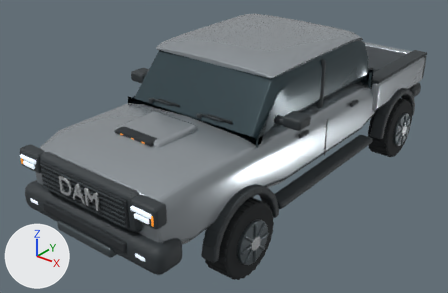
The glTF model vehicles/dam_pickup.glb: old version first, new version second.
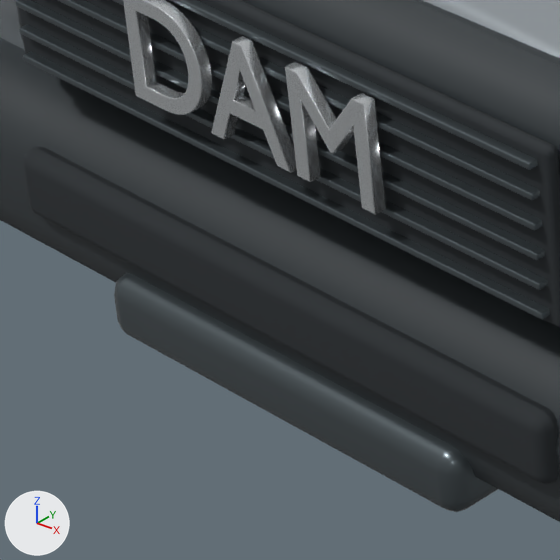
Old and new are each drawn whole from a 50 mm lens placed at (4.41, -6.29, 4.24), pointed at (-0.25, -0.47, 0.64) and again close up on the part from 9% to 28% of the width and 61% to 91% of the height. Lighting does not change. The marker at lower left points along +X, +Y and +Z. The older version's two pictures come first. Where no turn or scale is listed for an object, it has been applied to the vertices.

Script lines for the objects in view, before the commit:
```python
me_cube_265 = bpy.data.meshes.new('Cube.265')
me_cube_265.from_pydata(...)  # 96 vertices, 188 faces; spans x -0.63..0.63, y -0.026..0.026, z -0.064..0.064
me_cube_265.materials.append(mat_rubber_cargo_liner)  # black #242a2e
me_cube_269 = bpy.data.meshes.new('Cube.269')
me_cube_269.from_pydata(...)  # 96 vertices, 188 faces; spans x -0.615..0.615, y -0.009..0.009, z -0.006..0.006
me_cube_269.materials.append(mat_gunmetal_alloy)  # dark grey #5b6469
me_cube_272 = bpy.data.meshes.new('Cube.272')
me_cube_272.from_pydata(...)  # 96 vertices, 188 faces; spans x -0.615..0.615, y -0.009..0.009, z -0.006..0.006
me_cube_272.materials.append(mat_gunmetal_alloy)  # dark grey #5b6469
ob_grille_slat = bpy.data.objects.new('Grille slat', me_cube_269)
ob_grille_slat.location = (0.0, -3.03, 1.029)
ob_grille_slat_003 = bpy.data.objects.new('Grille slat.003', me_cube_272)
ob_grille_slat_003.location = (0.0, -3.03, 1.182)
ob_lower_intake = bpy.data.objects.new('Lower intake', me_cube_265)
ob_lower_intake.location = (0.0, -3.044, 0.8)
# also in view: 'DAM grille badge' at (0.0, -3.05, 1.18); 'Grille surround' at (0.0, -2.92, 1.15); 'Pickup body' at (0.0, -0.77, 1.07); 'Recessed grille' at (0.0, -3.01, 1.16); 'Grille slat.005' at (0.0, -3.03, 1.28)
```
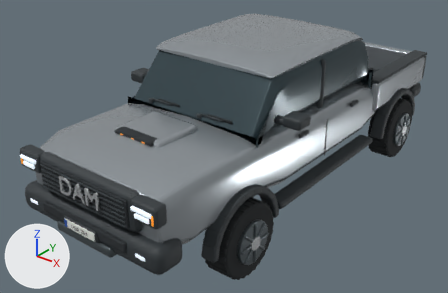
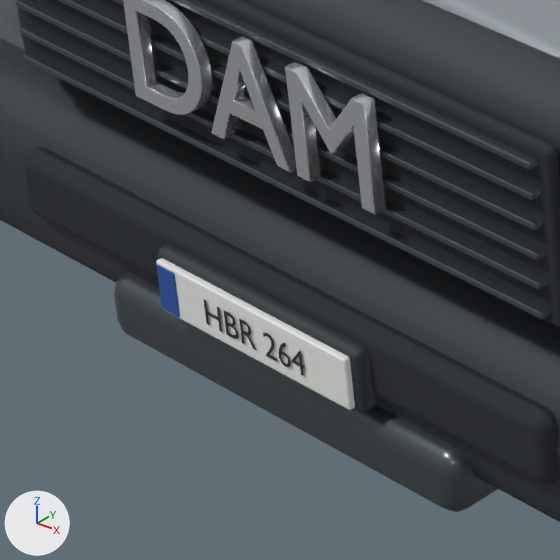
Commit message: Model front and rear registration plates for the DAM pickup

Pixel boxes (x1, y1, x2, y2) of what changed, in the close-ups (560 x 560 px):
'Front number plate', added
    after: (156, 258, 355, 410)
'Front plate holder', added
    after: (158, 244, 376, 413)
'Front registration', added
    after: (203, 299, 305, 376)
'Front plate blue band', added (blue)
    after: (157, 265, 180, 317)

Patch to the scene script:
```diff
--- a/vehicles/dam_pickup.glb.py
+++ b/vehicles/dam_pickup.glb.py
@@ mat_blue_registration_band @@
+mat_blue_registration_band = principled_material('Blue registration band')
+mat_blue_registration_band.base_color = (0.023, 0.089, 0.39)  # blue #2a54a8
+mat_blue_registration_band.metallic = 0.02
+mat_blue_registration_band.roughness = 0.48
@@ mat_reflective_plate_enamel @@
+mat_reflective_plate_enamel = principled_material('Reflective plate enamel')
+mat_reflective_plate_enamel.base_color = (0.84, 0.86, 0.82)  # white #ecefea
+mat_reflective_plate_enamel.metallic = 0.02
+mat_reflective_plate_enamel.roughness = 0.44
@@ me_front_registration @@
+me_front_registration.from_pydata(...)  # 213 vertices, 211 faces; spans x 0.005..0.244, y 0.0, z -0.001..0.046
+me_front_registration.materials.append(mat_rubber_cargo_liner)  # black #242a2e
@@ me_cube_290 @@
+me_cube_290.from_pydata(...)  # 96 vertices, 188 faces; spans x -0.244..0.244, y -0.018..0.018, z -0.06..0.06
+me_cube_290.materials.append(mat_textured_graphite_polymer)  # dark grey #30373a
@@ me_cube_292 @@
+me_cube_292.from_pydata(...)  # 96 vertices, 188 faces; spans x -0.0215..0.0215, y -0.002..0.002, z -0.0415..0.0415
+me_cube_292.materials.append(mat_blue_registration_band)  # blue #2a54a8
@@ me_cube_291 @@
+me_cube_291.from_pydata(...)  # 96 vertices, 188 faces; spans x -0.228..0.228, y -0.007..0.007, z -0.047..0.047
+me_cube_291.materials.append(mat_reflective_plate_enamel)  # white #ecefea
@@ ob_front_registration @@
+ob_front_registration = bpy.data.objects.new('Front registration', me_front_registration)
+ob_front_registration.location = (-0.113, -3.108, 0.756)
@@ ob_front_plate_holder @@
+ob_front_plate_holder = bpy.data.objects.new('Front plate holder', me_cube_290)
+ob_front_plate_holder.location = (0.0, -3.076, 0.779)
@@ ob_front_plate_blue_band @@
+ob_front_plate_blue_band = bpy.data.objects.new('Front plate blue band', me_cube_292)
+ob_front_plate_blue_band.location = (-0.201, -3.106, 0.779)
@@ ob_front_number_plate @@
+ob_front_number_plate = bpy.data.objects.new('Front number plate', me_cube_291)
+ob_front_number_plate.location = (0.0, -3.098, 0.779)
```
